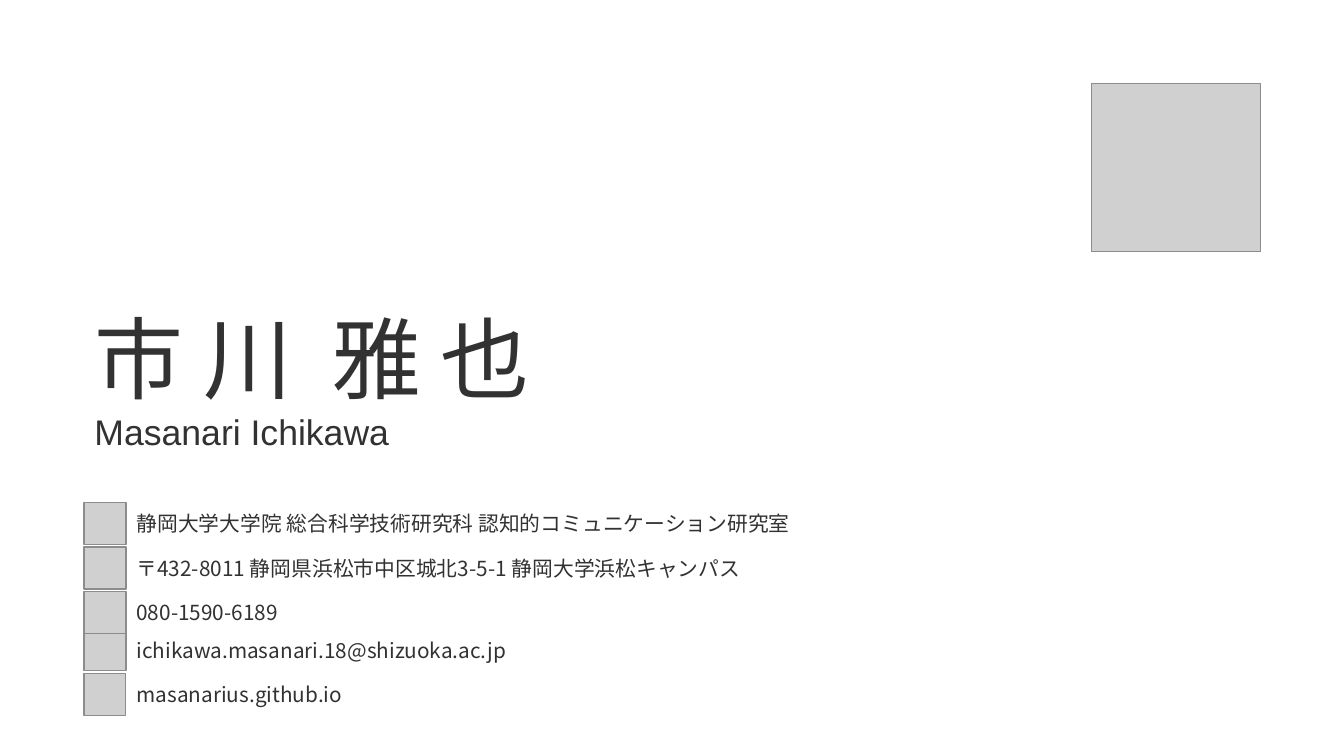
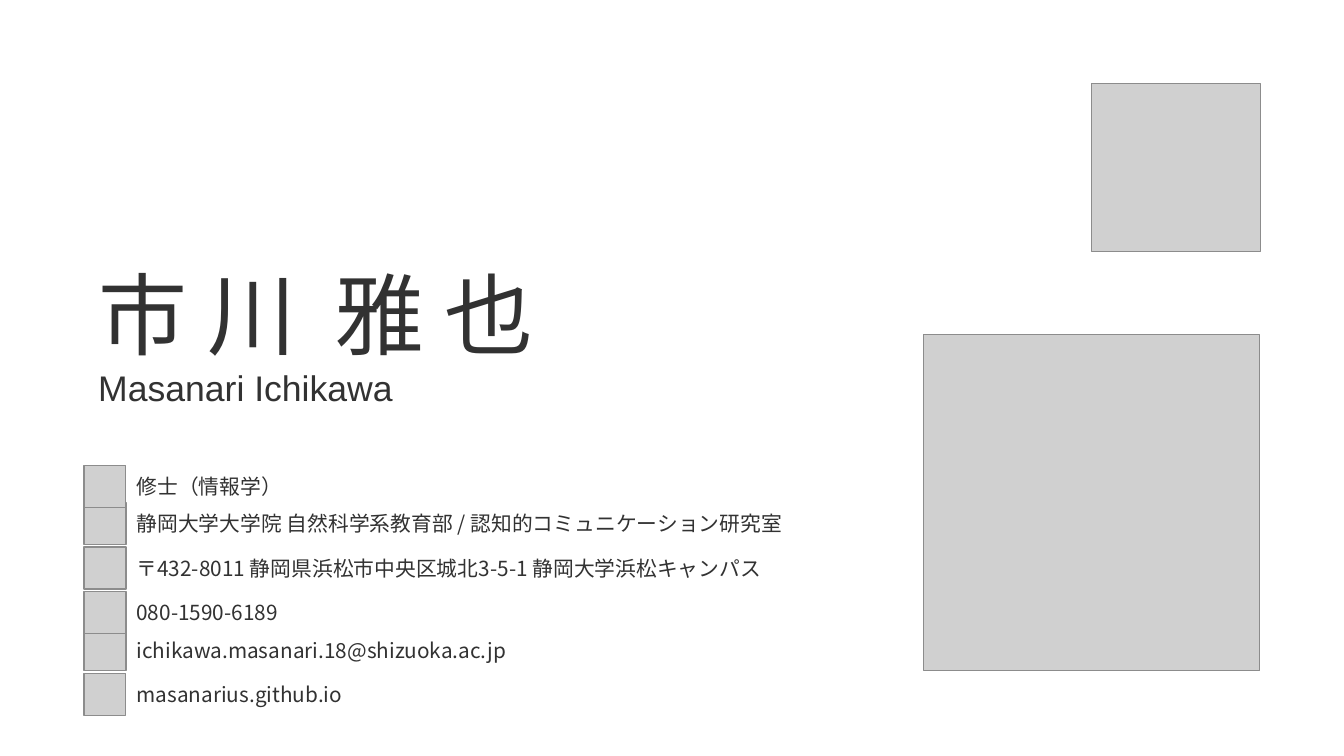
Before and after one commit to masanarius/masanarius.github.io, a slide deck: slide 5 of img/card/businesscard.pptx (slide 4 before the commit). Drawn at 1344x756 pixels with LibreOffice and Linux fonts; fonts in the diff are those of the drawing; grey boxes stand for pictures. Boxes give left, top, right and bottom in pixels: in the first picture for what was removed or moved away, otherwise in the second. Text is boxed around its words. In the diff, an @@ line names an element or a change of style, - is before the commit and + after.

```diff
--- a/img/card/businesscard.pptx
+++ b/img/card/businesscard.pptx
@@ text "市 川 雅 也": place and size @@
-text "市 川 雅 也" at [94, 317, 530, 446]
+text "市 川 雅 也" at [98, 273, 534, 402]
@@ picture added at [924, 335, 1260, 671] @@
@@ picture added at [84, 465, 126, 507] @@
@@ text added at [136, 476, 281, 496], 14 pt, text #323232 @@
+修士（情報学）
@@ text at [136, 513, 782, 533]: text changed @@
-静岡大学大学院 総合科学技術研究科 認知的コミュニケーション研究室
+静岡大学大学院 自然科学系教育部 / 認知的コミュニケーション研究室
@@ text at [136, 558, 762, 578]: text changed @@
-〒432-8011 静岡県浜松市中区城北3-5-1 静岡大学浜松キャンパス
+〒432-8011 静岡県浜松市中央区城北3-5-1 静岡大学浜松キャンパス
```
Also in this commit, not shown: 5 other slides changed.
